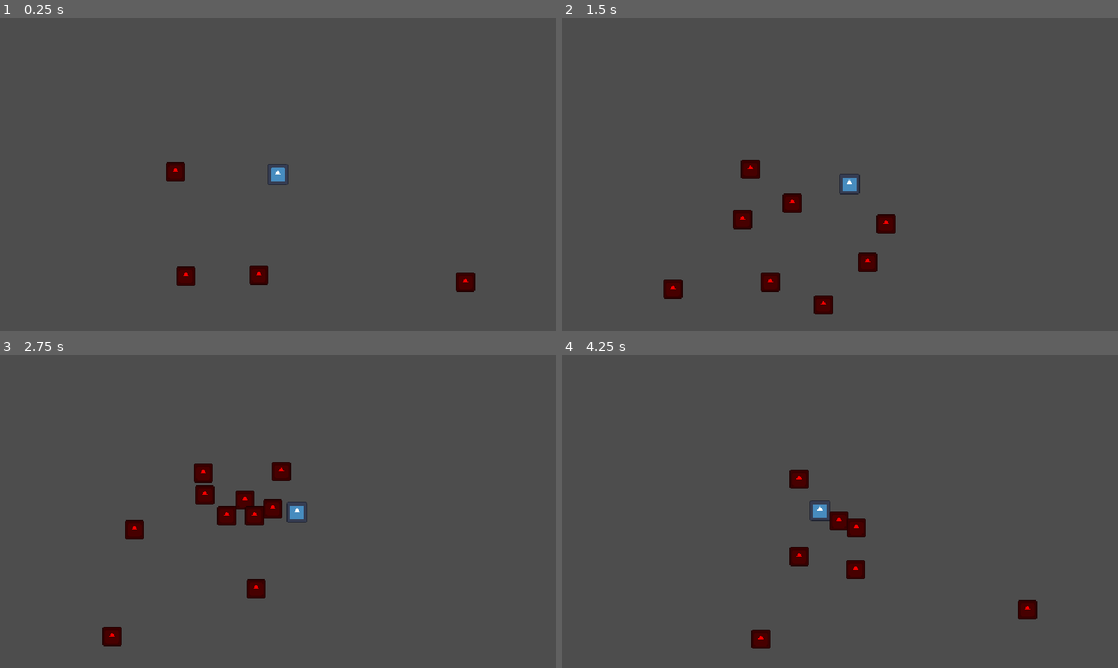
Above: before the commit, frames 1-4 (two rows, left to right).
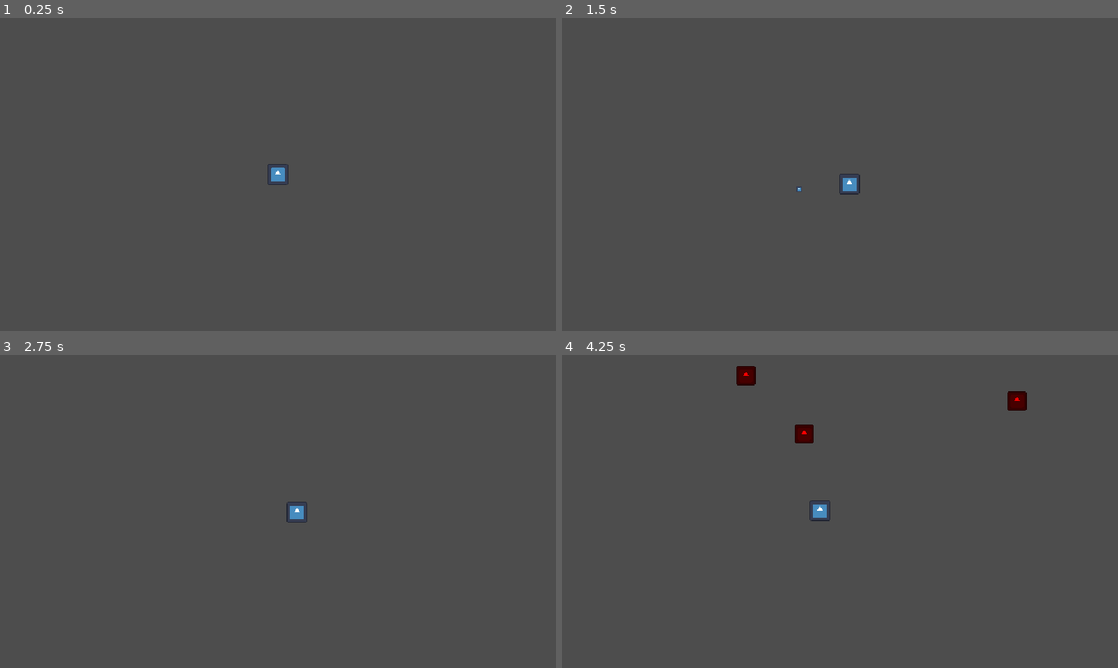
Above: after the commit, the same moments.

Repository: butteredsaltedtoast/orbit
Game: Godot game, scene res://levels/main.tscn
Same seed, same stepped clock (60 frames per second), same inputs: the game is played once before the commit and once after it. The engine's default icon, where the game draws it, is replaced by a stand-in: a white triangle on a blue panel in a dark square.
Inputs (mouse positions are in pixels of both pictures, inside the frame that each line leads up to):
- Up to frame 1 (0.25 s): no input
- Up to frame 2 (1.5 s): move the mouse to (962, 158) at 0.52 s; hold D (move_right) 0.53-1.28 s; click (962, 158) at 0.6 s; right-click (962, 158) at 0.8 s; move the mouse to (728, 190) at 1.27 s; hold S (move_down) from 1.28 s (still down); right-click (728, 190) at 1.35 s
- Up to frame 3 (2.75 s): click (166, 527) at 1.55 s; move the mouse to (333, 442) at 2.02 s; release S (move_down) at 2.03 s; hold D (move_right) from 2.03 s (still down); click (333, 442) at 2.1 s; right-click (333, 442) at 2.3 s
- Up to frame 4 (4.25 s): move the mouse to (812, 574) at 2.77 s; release D (move_right) at 2.78 s; hold W (move_up) 2.78-3.53 s; right-click (812, 574) at 2.85 s; click (812, 574) at 3.05 s; move the mouse to (1006, 558) at 3.52 s; hold A (move_left) from 3.53 s (still down); click (1006, 558) at 3.6 s; right-click (1006, 558) at 3.8 s; tap E (debug_grab, bound only after the commit) at 4.15 s

The runs differ from the first frame. In frame 1, 0.8% of the frame differs, in the area x 29-86%, y 46-88%; in frame 2, 1.7%; in frame 3, 2.1%, in the area x 18-53%, y 34-94%; in frame 4, 2.1%.

Commit message:
waves, aimed hook

Diff:
--- a/globals/game_state.gd
+++ b/globals/game_state.gd
@@ -1,6 +1,7 @@
 extends Node
 
 var player: Player = null
+var wave: int = 0
 
 func hitstop(duration: float) -> void:
 	Engine.time_scale = 0
--- a/levels/main.tscn
+++ b/levels/main.tscn
@@ -1,38 +1,16 @@
 [gd_scene format=3 uid="uid://biriwn23m61yg"]
 
 [ext_resource type="PackedScene" uid="uid://cpr5t4paix2ua" path="res://player/player.tscn" id="1_2262g"]
-[ext_resource type="PackedScene" uid="uid://c0hm73mfrcvb6" path="res://enemies/enemy.tscn" id="2_wdj6m"]
+[ext_resource type="Script" uid="uid://dskmiije68yf" path="res://levels/wave_manager.gd" id="2_wdj6m"]
+[ext_resource type="PackedScene" uid="uid://c0hm73mfrcvb6" path="res://enemies/enemy.tscn" id="3_l8qe7"]
 
 [node name="Main" type="Node2D" unique_id=440888473]
 
 [node name="Player" parent="." unique_id=1696184416 instance=ExtResource("1_2262g")]
 
-[node name="Enemy" parent="." unique_id=1015853766 instance=ExtResource("2_wdj6m")]
-position = Vector2(-138, -3)
+[node name="Enemies" type="Node2D" parent="." unique_id=1934073654]
 
-[node name="Enemy2" parent="." unique_id=1208143266 instance=ExtResource("2_wdj6m")]
-position = Vector2(-119, 132)
-
-[node name="Enemy3" parent="." unique_id=847584130 instance=ExtResource("2_wdj6m")]
-position = Vector2(-26, 136)
-
-[node name="Enemy4" parent="." unique_id=1648674494 instance=ExtResource("2_wdj6m")]
-position = Vector2(-194, 220)
-
-[node name="Enemy5" parent="." unique_id=740641745 instance=ExtResource("2_wdj6m")]
-position = Vector2(179, 208)
-
-[node name="Enemy6" parent="." unique_id=1817131013 instance=ExtResource("2_wdj6m")]
-position = Vector2(-30, 243)
-
-[node name="Enemy7" parent="." unique_id=2141013128 instance=ExtResource("2_wdj6m")]
-position = Vector2(233, 134)
-
-[node name="Enemy8" parent="." unique_id=285731072 instance=ExtResource("2_wdj6m")]
-position = Vector2(81, 273)
-
-[node name="Enemy9" parent="." unique_id=733137406 instance=ExtResource("2_wdj6m")]
-position = Vector2(-160, 414)
-
-[node name="Enemy10" parent="." unique_id=114774878 instance=ExtResource("2_wdj6m")]
-position = Vector2(165, 394)
+[node name="WaveManager" type="Node" parent="." unique_id=172018946 node_paths=PackedStringArray("enemies")]
+script = ExtResource("2_wdj6m")
+enemy_scene = ExtResource("3_l8qe7")
+enemies = NodePath("../Enemies")
--- /dev/null
+++ b/levels/wave_manager.gd
@@ -0,0 +1,50 @@
+extends Node
+
+@export var enemy_scene: PackedScene
+@export var wave_dur: float = 25
+@export var break_dur: float = 3
+@export var spawn_radius: float = 400
+@export var base_interval: float = 1.5
+@export var ramp: float = 0.88
+@export var min_interval: float = 0.3
+@export var enemies: Node2D
+
+var in_wave: bool = false
+var wave_time_left: float
+var spawn_cooldown: float
+var break_time_left: float
+
+func _ready() -> void:
+	start_wave()
+
+func _physics_process(delta: float) -> void:
+	if in_wave:
+		wave_time_left -= delta
+		spawn_cooldown -= delta
+		if spawn_cooldown <= 0:
+			spawn_enemy()
+			spawn_cooldown = max(min_interval, base_interval * pow(ramp, GameState.wave))
+		if wave_time_left <= 0:
+			end_wave()
+	else:
+		break_time_left -= delta
+		if break_time_left <= 0:
+			start_wave()
+
+func start_wave() -> void:
+	GameState.wave += 1
+	in_wave = true
+	wave_time_left = wave_dur
+	spawn_cooldown = 0
+
+func end_wave() -> void:
+	in_wave = false
+	break_time_left = break_dur
+	print("wave CLEAR")
+
+func spawn_enemy() -> void:
+	if not is_instance_valid(GameState.player):
+		return
+	var enemy: Enemy = enemy_scene.instantiate()
+	enemy.position = GameState.player.global_position + spawn_radius * Vector2.from_angle(randf_range(0, TAU))
+	enemies.add_child(enemy)
--- /dev/null
+++ b/player/hook.gd
@@ -0,0 +1,41 @@
+class_name Hook
+extends Area2D
+
+enum State {FLYING, RETRACTING}
+
+signal latched(enemy: Enemy)
+signal returned
+
+@export var speed: float = 500.0
+@export var return_speed: float = 700.0
+@export var max_range: float = 120.0
+
+var state: State
+var direction: Vector2
+var distance_travelled: float
+
+func _physics_process(delta: float) -> void:
+	if state == State.FLYING:
+		global_position += direction * speed * delta
+		distance_travelled += speed * delta
+		if distance_travelled >= max_range:
+			state = State.RETRACTING
+	if state == State.RETRACTING:
+		if not is_instance_valid(GameState.player):
+			queue_free()
+			return
+		global_position = global_position.move_toward(GameState.player.global_position, return_speed * delta)
+		if global_position.distance_squared_to(GameState.player.global_position) <= 8 * 8:
+			returned.emit()
+			queue_free()
+
+func launch(from_position: Vector2, aim_direction: Vector2) -> void:
+	global_position = from_position
+	direction = aim_direction
+	distance_travelled = 0.0
+	state = State.FLYING
+
+func _on_body_entered(body: Node2D) -> void:
+	if state == State.FLYING and body is Enemy:
+		latched.emit(body)
+		queue_free()
--- /dev/null
+++ b/player/hook.tscn
@@ -0,0 +1,21 @@
+[gd_scene format=3 uid="uid://dej0pg2s5at33"]
+
+[ext_resource type="Script" uid="uid://yu8bupy63op7" path="res://player/hook.gd" id="1_572xl"]
+[ext_resource type="Texture2D" uid="uid://dr32pshn8sbkr" path="res://icon.svg" id="1_qv24e"]
+
+[sub_resource type="CircleShape2D" id="CircleShape2D_o33cc"]
+radius = 4.0
+
+[node name="Hook" type="Area2D" unique_id=650402392]
+collision_layer = 0
+collision_mask = 2
+script = ExtResource("1_572xl")
+
+[node name="Sprite2D" type="Sprite2D" parent="." unique_id=1706868968]
+scale = Vector2(0.046875, 0.049107153)
+texture = ExtResource("1_qv24e")
+
+[node name="CollisionShape2D" type="CollisionShape2D" parent="." unique_id=661951878]
+shape = SubResource("CircleShape2D_o33cc")
+
+[connection signal="body_entered" from="." to="." method="_on_body_entered"]
--- a/player/orbit.gd
+++ b/player/orbit.gd
@@ -4,25 +4,35 @@
 @export var orbit_radius: float = 50.0
 @export var spin_speed: float = 4.0
 @export var follow_speed: float = 15.0
+@export var hook_scene: PackedScene
 
 @onready var zone: Area2D = $DebugGrabZone
 
 var captured: Array[Enemy] = []
 var base_angle: float = 0.0
+var hook_out: bool = false
 
 func _physics_process(delta: float) -> void:
-	if Input.is_action_just_pressed("grab") and captured.size() < max_slots:
-		var nearest: Enemy = null
-		for x in zone.get_overlapping_bodies():
-			if x is Enemy:
-				if nearest == null or x.global_position.distance_squared_to(global_position) < nearest.global_position.distance_squared_to(global_position):
-					nearest = x
-		if nearest != null:
-			captured.append(nearest)
-			nearest.capture()
+	var aim_dir: Vector2 = global_position.direction_to(get_global_mouse_position())
+	#if Input.is_action_just_pressed("debug_grab") and captured.size() < max_slots:
+		#var nearest: Enemy = null
+		#for x in zone.get_overlapping_bodies():
+			#if x is Enemy:
+				#if nearest == null or x.global_position.distance_squared_to(global_position) < nearest.global_position.distance_squared_to(global_position):
+					#nearest = x
+		#if nearest != null:
+			#captured.append(nearest)
+			#nearest.capture()
+	if Input.is_action_just_pressed("hook"):
+		if not (hook_out or captured.size() >= max_slots):
+			var hook: Hook = hook_scene.instantiate()
+			add_child(hook)
+			hook.latched.connect(on_hook_latched)
+			hook.returned.connect(on_hook_returned)
+			hook.launch(global_position, aim_dir)
+			hook_out = true
 	captured = captured.filter(func(x): return is_instance_valid(x))
 	if Input.is_action_just_pressed("fling") and captured.size() != 0:
-		var aim_dir: Vector2 = global_position.direction_to(get_global_mouse_position())
 		var best: Enemy = null
 		var best_dot: float = -2.0
 		for enemy in captured:
@@ -38,3 +48,13 @@
 	for i in range(captured.size()):
 		var target: Vector2 = global_position + Vector2.from_angle(base_angle + i * TAU / captured.size()) * orbit_radius
 		captured[i].global_position = captured[i].global_position.lerp(target, w)
+
+func on_hook_latched(enemy: Enemy) -> void:
+	hook_out = false
+	if captured.size() >= max_slots:
+		return
+	captured.append(enemy)
+	enemy.capture()
+
+func on_hook_returned() -> void:
+	hook_out = false
--- a/player/player.tscn
+++ b/player/player.tscn
@@ -4,6 +4,7 @@
 [ext_resource type="Script" uid="uid://gvvlfh2o77q" path="res://player/player.gd" id="1_rkbax"]
 [ext_resource type="Script" uid="uid://d4anvkebtinof" path="res://player/orbit.gd" id="3_g1dw6"]
 [ext_resource type="Script" uid="uid://xdme1ig8umi5" path="res://player/camera.gd" id="3_yw30f"]
+[ext_resource type="PackedScene" uid="uid://dej0pg2s5at33" path="res://player/hook.tscn" id="5_qjkh3"]
 
 [sub_resource type="CircleShape2D" id="CircleShape2D_38vvf"]
 radius = 13.0
@@ -43,6 +44,7 @@
 
 [node name="Orbit" type="Node2D" parent="." unique_id=1875542627]
 script = ExtResource("3_g1dw6")
+hook_scene = ExtResource("5_qjkh3")
 
 [node name="DebugGrabZone" type="Area2D" parent="Orbit" unique_id=345317877]
 collision_layer = 0
--- a/project.godot
+++ b/project.godot
@@ -55,14 +55,19 @@
 "events": [Object(InputEventKey,"resource_local_to_scene":false,"resource_name":"","device":-1,"window_id":0,"alt_press …(192 unchanged characters)…
 ]
 }
-grab={
+debug_grab={
 "deadzone": 0.2,
-"events": [Object(InputEventMouseButton,"resource_local_to_scene":false,"resource_name":"","device":-1,"window_id":0,"alt_pressed":false,"shift_pressed":false,"ctrl_pressed":false,"meta_pressed":false,"button_mask":2,"position":Vector2(379, 31),"global_position":Vector2(393, 104),"factor":1.0,"button_index":2,"canceled":false,"pressed":true,"double_click":false,"script":null)
+"events": [Object(InputEventKey,"resource_local_to_scene":false,"resource_name":"","device":-1,"window_id":0,"alt_pressed":false,"shift_pressed":false,"ctrl_pressed":false,"meta_pressed":false,"pressed":false,"keycode":69,"physical_keycode":0,"key_label":0,"unicode":101,"location":0,"echo":false,"script":null)
 ]
 }
 fling={
 "deadzone": 0.2,
 "events": [Object(InputEventMouseButton,"resource_local_to_scene":false,"resource_name":"","device":-1,"window_id":0,"a …(258 unchanged characters)…
+]
+}
+hook={
+"deadzone": 0.2,
+"events": [Object(InputEventMouseButton,"resource_local_to_scene":false,"resource_name":"","device":-1,"window_id":0,"alt_pressed":false,"shift_pressed":false,"ctrl_pressed":false,"meta_pressed":false,"button_mask":2,"position":Vector2(231, 35),"global_position":Vector2(245, 108),"factor":1.0,"button_index":2,"canceled":false,"pressed":true,"double_click":false,"script":null)
 ]
 }
 
Not shown, added: levels/wave_manager.gd.uid
Not shown, added: player/hook.gd.uid
